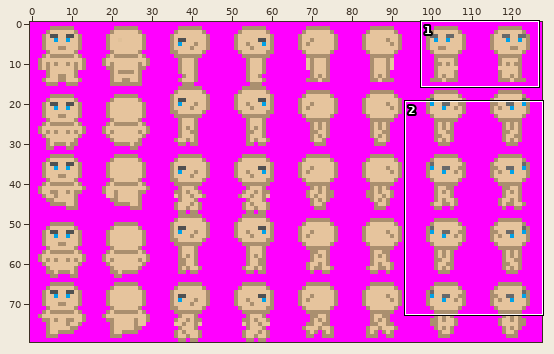
One commit to this sprite sheet: Resources/Images/character.png. Above: a wide view before the commit, with the close-up outlined.
Close-up. First the earlier version:
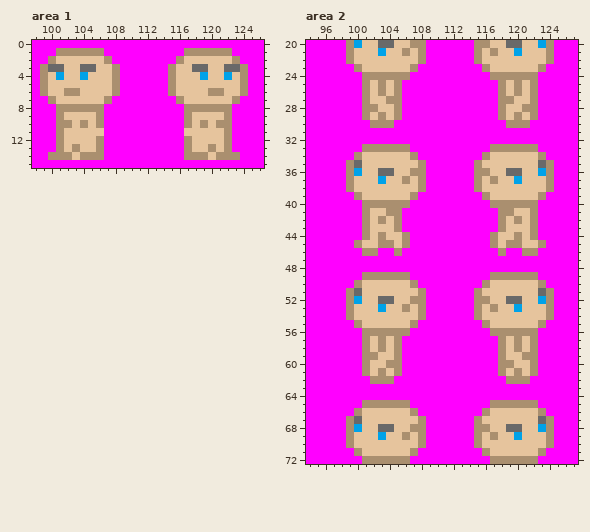
The file is 128x80 pixels. Colours within 5 levels of each other are drawn and written as one. Shown: area 1: x 98..126, y 0..15; area 2: x 94..127, y 20..72.
Once edited:
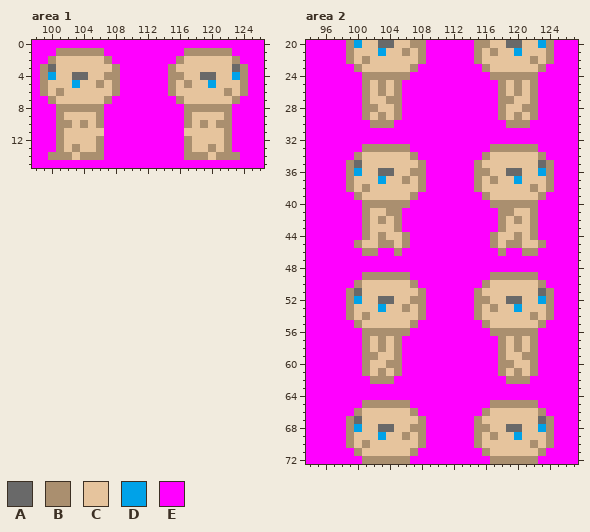
Palette (. is transparent): A #696969  B #aa8f6f  C #e6c49d  D #00a2e8  E #ff00ff
The commit says: Updated south east and south west walking animation Now his eyes are consistent
Edits made:
{"where": "area 1"}
{"y":3,"x":101,"old":"A","new":"C"}
{"y":3,"x":104,"old":"AA","new":"CC"}
{"y":3,"x":118,"old":"AA","new":"CC"}
{"y":3,"x":122,"old":"A","new":"C"}
{"y":4,"x":100,"old":"CD","new":"DC"}
{"y":4,"x":103,"old":"CD","new":"AA"}
{"y":4,"x":107,"old":"C","new":"B"}
{"y":4,"x":116,"old":"C","new":"B"}
{"y":4,"x":119,"old":"DC","new":"AA"}
{"y":4,"x":122,"old":"DC","new":"CD"}
{"y":5,"x":103,"old":"C","new":"D"}
{"y":5,"x":106,"old":"C","new":"B"}
{"y":5,"x":117,"old":"C","new":"B"}
{"y":5,"x":120,"old":"C","new":"D"}
{"y":6,"x":101,"old":"CBB","new":"BCC"}
{"y":6,"x":120,"old":"BBC","new":"CCB"}
{"where": "area 2"}
{"y":22,"x":101,"old":"C","new":"B"}
{"y":22,"x":122,"old":"C","new":"B"}
{"y":38,"x":101,"old":"C","new":"B"}
{"y":38,"x":122,"old":"C","new":"B"}
{"y":54,"x":101,"old":"C","new":"B"}
{"y":54,"x":122,"old":"C","new":"B"}
{"y":70,"x":101,"old":"C","new":"B"}
{"y":70,"x":122,"old":"C","new":"B"}
